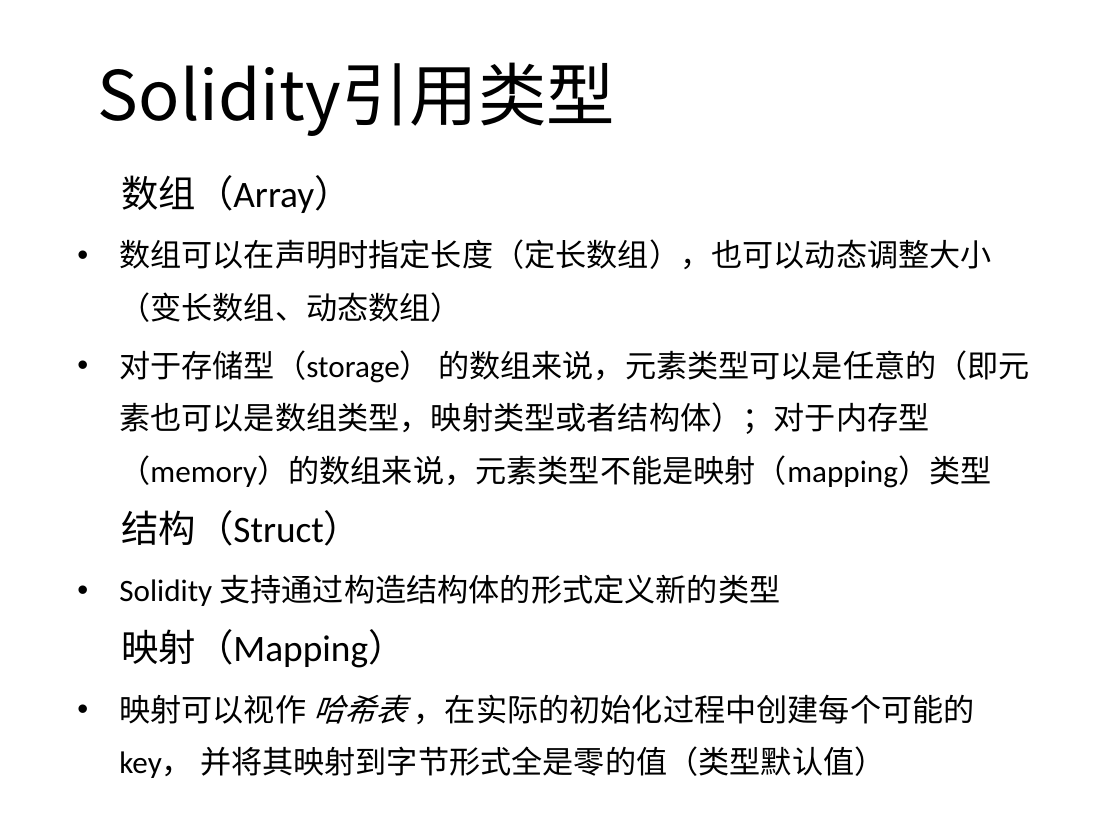
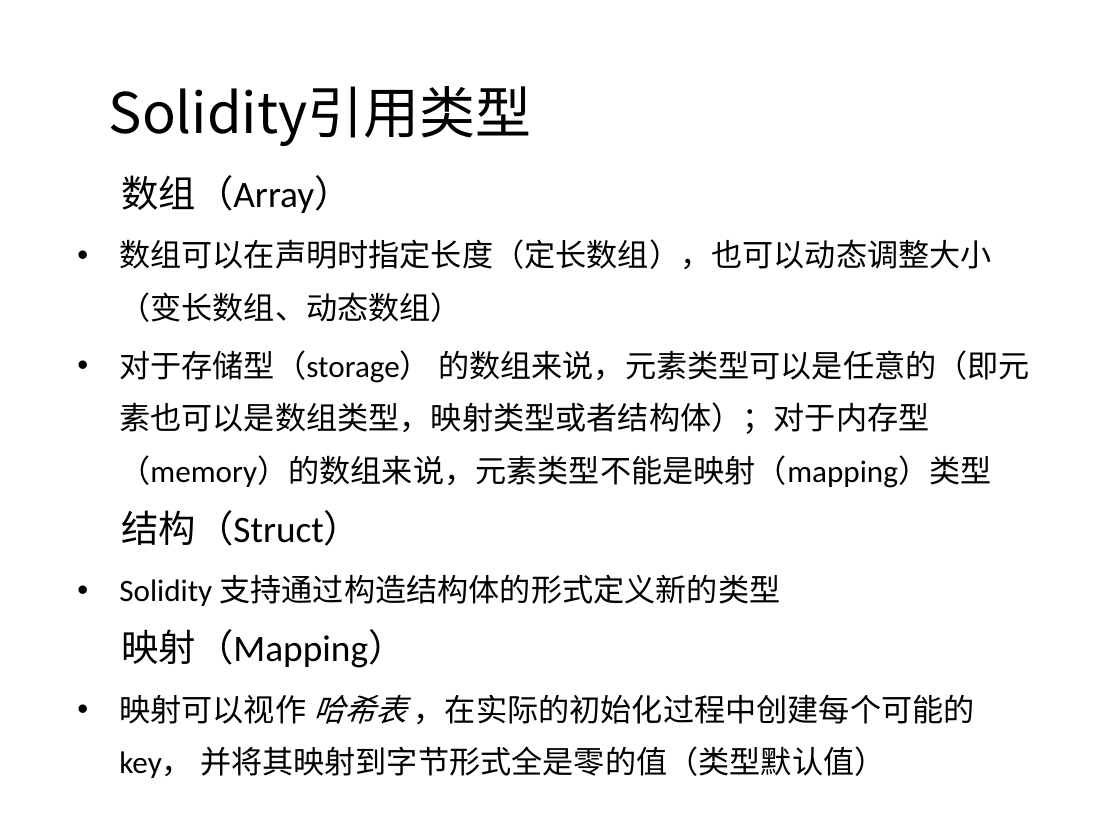
Before and after one commit to confucianzuoyuan/blockchain-tutorial, a slide deck: slide 5 of 以太坊教程/课件/5_2_solidity深入讲解.pptx. Drawn at 1120x840 pixels with LibreOffice and Linux fonts; fonts in the diff are those of the drawing; background and template pictures are left out. Boxes give left, top, right and bottom in pixels: in the first picture for what was removed or moved away, otherwise in the second. Text is boxed around its words. In the diff, an @@ line names an element or a change of style, - is before the commit and + after.

```diff
--- a/以太坊教程/课件/5_2_solidity深入讲解.pptx
+++ b/以太坊教程/课件/5_2_solidity深入讲解.pptx
@@ title "Solidity引用类型": place and size @@
-title "Solidity引用类型" at (98,62,615,136)
+title "Solidity引用类型" at (109,86,532,146)
@@ title "Solidity引用类型" at (109,86,532,146): size 44 to 36 pt @@
```
Also in this commit, not shown: 33 other slides changed, 34 other files.
